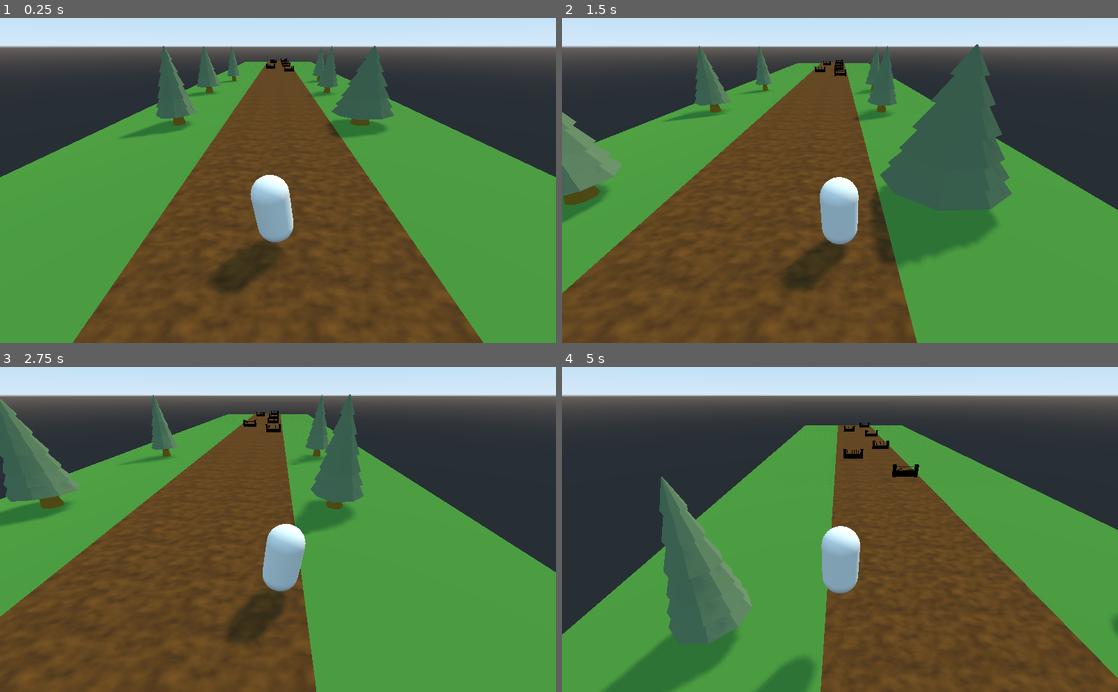
Above: before the commit, frames 1-4 (two rows, left to right).
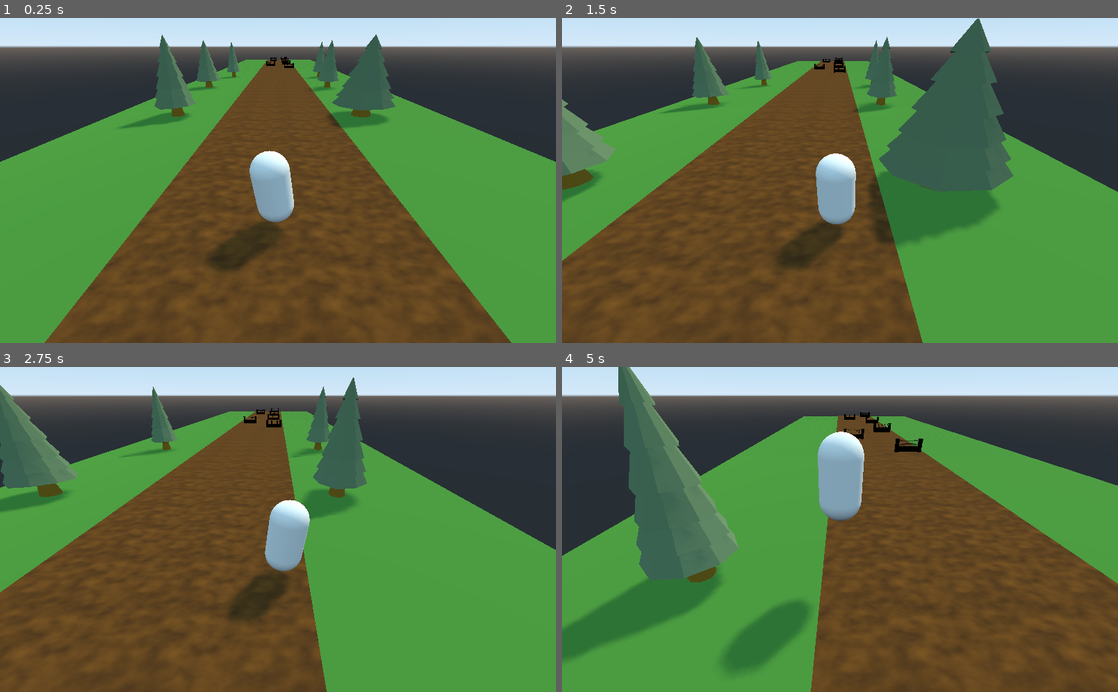
Above: after the commit, the same moments.

Repository: TaaviKodari/2022SyksyKe1830_GodotRunner
Game: Godot game, scene res://Main.tscn
Same seed, same stepped clock (60 frames per second), same inputs: the game is played once before the commit and once after it.
Inputs:
- Up to frame 1 (0.25 s): no input
- Up to frame 2 (1.5 s): hold D (move_right) 0.53-1.28 s; tap Space (jump) at 0.77 s; hold A (move_left) from 1.28 s (still down)
- Up to frame 3 (2.75 s): tap Space (jump) at 1.52 s; release A (move_left) at 2.03 s; hold D (move_right) from 2.03 s (still down)
- Up to frame 4 (5 s): tap Space (jump) at 3.02, 3.77, 4.52 s; release D (move_right) at 3.53 s; hold A (move_left) from 3.53 s (still down)

The runs differ from the first frame. In frame 1, 12% of the frame differs, in the area x 0-100%, y 5-100%; in frame 2, 13%; in frame 3, 11%; in frame 4, 34%, in the area x 0-100%, y 0-100%.

Commit message:
road2 ja road 3 done

Diff:
--- a/Main.gd
+++ b/Main.gd
@@ -5,12 +5,12 @@
 var jump_height : float = 2.0
 
 onready var player = $Player
-
+onready var camera_pivot = $CameraPivot
 # Called when the node enters the scene tree for the first time.
 func _ready():
 	player.setup_jump(jump_length, jump_height, run_speed)
 
 
-# Called every frame. 'delta' is the elapsed time since the previous frame.
-#func _process(delta):
-#	pass
+func _physics_process(delta):
+	camera_pivot.translation = player.translation
+	camera_pivot.translation.y = 0
--- a/Main.tscn
+++ b/Main.tscn
@@ -22,3 +22,8 @@
 
 [node name="Road1" parent="." instance=ExtResource( 4 )]
 transform = Transform( 1, 0, 0, 0, 1, 0, 0, 0, 1, 0, 0, -50 )
+
+[node name="CameraPivot" type="Spatial" parent="."]
+
+[node name="Camera" type="Camera" parent="CameraPivot"]
+transform = Transform( 1, 0, 0, 0, 0.866025, 0.5, 0, -0.5, 0.866025, 0, 5, 5 )
--- a/Player.gd
+++ b/Player.gd
@@ -44,3 +44,10 @@
 	velocity.z = -run_speed
 
 	velocity = move_and_slide(velocity, Vector3.UP)
+
+	for index in range(get_slide_count()):
+		var collision = get_slide_collision(index)
+		var collision_object = collision.collider as CollisionObject
+		if collision_object.collision_layer & 4:
+			print("Ouch")
+			get_tree().reload_current_scene()
--- a/Player.tscn
+++ b/Player.tscn
@@ -11,9 +11,6 @@
 [node name="Player" type="KinematicBody"]
 script = ExtResource( 1 )
 
-[node name="Camera" type="Camera" parent="."]
-transform = Transform( 1, 0, 0, 0, 0.866025, 0.5, 0, -0.5, 0.866025, 0, 5, 5 )
-
 [node name="BodyHinge" type="Spatial" parent="."]
 
 [node name="bodyMesh" type="MeshInstance" parent="BodyHinge"]
--- /dev/null
+++ b/Road2.tscn
@@ -0,0 +1,20 @@
+[gd_scene load_steps=3 format=2]
+
+[ext_resource path="res://Fence.tscn" type="PackedScene" id=1]
+[ext_resource path="res://RoadBase.tscn" type="PackedScene" id=2]
+
+[node name="Road2" instance=ExtResource( 2 )]
+
+[node name="Obstacles" type="Spatial" parent="." index="1"]
+
+[node name="Fence" parent="Obstacles" index="0" instance=ExtResource( 1 )]
+transform = Transform( 1, 0, 0, 0, 1, 0, 0, 0, 1, 0.691726, 0.600001, -45.7836 )
+
+[node name="Fence2" parent="Obstacles" index="1" instance=ExtResource( 1 )]
+transform = Transform( 1, 0, 0, 0, 1, 0, 0, 0, 1, 2.4103, 0.600001, -37.0012 )
+
+[node name="Fence3" parent="Obstacles" index="2" instance=ExtResource( 1 )]
+transform = Transform( 1, 0, 0, 0, 1, 0, 0, 0, 1, -2.48495, 0.600001, -37.0012 )
+
+[node name="Fence4" parent="Obstacles" index="3" instance=ExtResource( 1 )]
+transform = Transform( 1, 0, 0, 0, 1, 0, 0, 0, 1, -2.48495, 0.600001, -31.8243 )
--- /dev/null
+++ b/Road3.tscn
@@ -0,0 +1,32 @@
+[gd_scene load_steps=3 format=2]
+
+[ext_resource path="res://Fence.tscn" type="PackedScene" id=1]
+[ext_resource path="res://RoadBase.tscn" type="PackedScene" id=2]
+
+[node name="Road3" instance=ExtResource( 2 )]
+
+[node name="Obstacles" type="Spatial" parent="." index="1"]
+
+[node name="Fence" parent="Obstacles" index="0" instance=ExtResource( 1 )]
+transform = Transform( 1, 0, 0, 0, 1, 0, 0, 0, 1, 1.37429, 0.599999, -45.4056 )
+
+[node name="Fence2" parent="Obstacles" index="1" instance=ExtResource( 1 )]
+transform = Transform( 1, 0, 0, 0, 1, 0, 0, 0, 1, 1.37429, 0.599999, -35.2568 )
+
+[node name="Fence3" parent="Obstacles" index="2" instance=ExtResource( 1 )]
+transform = Transform( 1, 0, 0, 0, 1, 0, 0, 0, 1, 1.37429, 0.599999, -2.87718 )
+
+[node name="Fence4" parent="Obstacles" index="3" instance=ExtResource( 1 )]
+transform = Transform( 1, 0, 0, 0, 1, 0, 0, 0, 1, -1.72246, 0.599999, -2.87718 )
+
+[node name="Fence5" parent="Obstacles" index="4" instance=ExtResource( 1 )]
+transform = Transform( 1, 0, 0, 0, 1, 0, 0, 0, 1, -1.72246, 0.599999, -14.4589 )
+
+[node name="Fence6" parent="Obstacles" index="5" instance=ExtResource( 1 )]
+transform = Transform( 1, 0, 0, 0, 1, 0, 0, 0, 1, 1.54746, 0.258443, -12.9926 )
+
+[node name="Fence7" parent="Obstacles" index="6" instance=ExtResource( 1 )]
+transform = Transform( 1, 0, 0, 0, 1, 0, 0, 0, 1, 1.54746, 0.258443, -24.8548 )
+
+[node name="Fence8" parent="Obstacles" index="7" instance=ExtResource( 1 )]
+transform = Transform( 1, 0, 0, 0, 1, 0, 0, 0, 1, -2.12208, 0.258443, -29.5481 )
